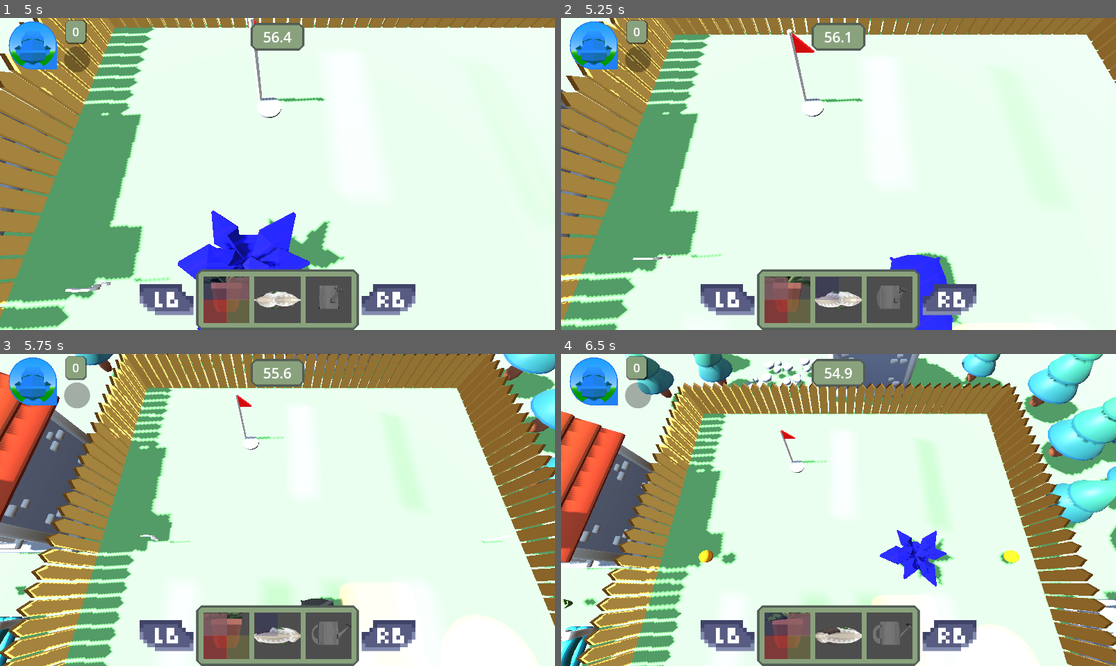
Above: before the commit, frames 1-4 (two rows, left to right).
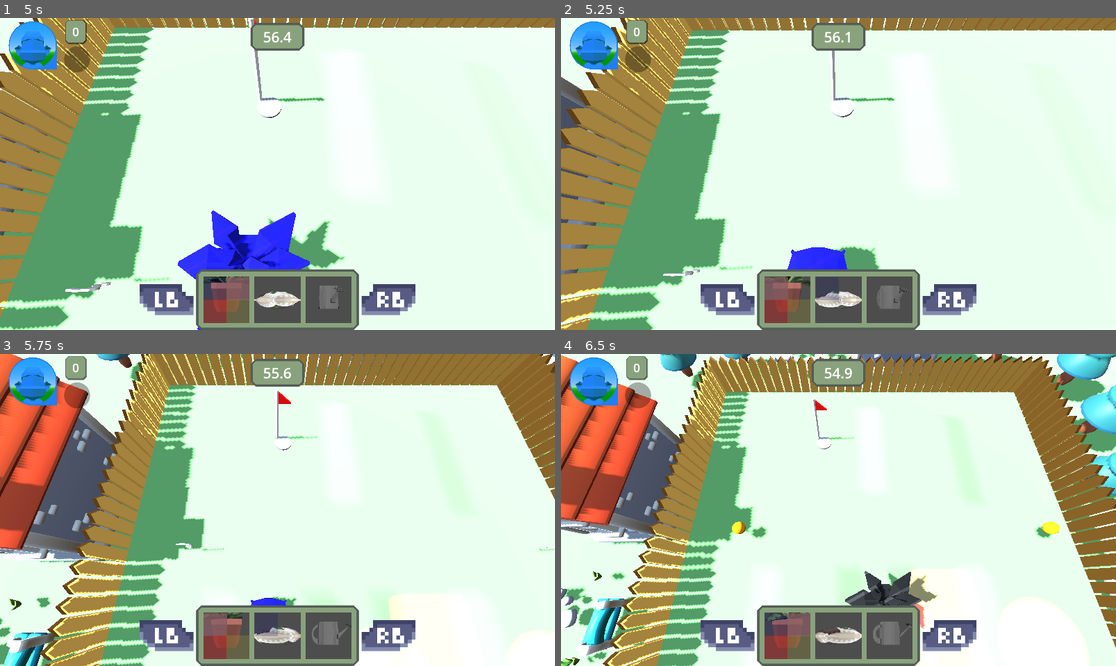
Above: after the commit, the same moments.

Repository: ronincampbell/GDS2Project
Game: Godot game, scene res://maps/lobby.tscn
The game is run twice, just before and just after one commit, with the same random seed, the same clock (stepped at 60 frames per second) and the same inputs. The engine's default icon, where the game draws it, is replaced by a stand-in: a white triangle on a blue panel in a dark square.
Inputs (mouse positions are in pixels of both pictures, inside the frame that each line leads up to):
- Up to frame 1 (5 s): tap Enter (KeyboardJoin) at 0.5 s; move the mouse to (399, 158) at 0.52 s; hold D (PlayerRight) 0.53-1.28 s; hold Enter (KeyboardJoin) 0.53-1.28 s; click (399, 158) at 0.67 s; move the mouse to (166, 189) at 1.27 s; hold S (PlayerDown) 1.28-2.03 s; tap E (PlayerInteract) at 1.35 s; move the mouse to (333, 105) at 2.02 s; hold D (PlayerRight) 2.03-2.78 s; tap Q at 2.1 s; move the mouse to (249, 236) at 2.77 s; hold W (PlayerUp) 2.78-3.53 s; tap F at 2.85 s; click (249, 236) at 2.92 s; move the mouse to (444, 220) at 3.52 s; hold A (PlayerLeft) from 3.53 s (still down); tap I at 3.6 s; move the mouse to (111, 127) at 4.27 s; tap U at 4.35 s
- Up to frame 2 (5.25 s): move the mouse to (866, 174) at 5.02 s; release A (PlayerLeft) at 5.03 s; hold S (PlayerDown) from 5.03 s (still down); hold K from 5.03 s (still down); click (866, 174) at 5.17 s
- Up to frame 3 (5.75 s): keep holding S (PlayerDown); keep holding K
- Up to frame 4 (6.5 s): move the mouse to (755, 432) at 5.77 s; release S (PlayerDown) at 5.78 s; release K at 5.78 s; hold D (PlayerRight) from 5.78 s (still down); tap J at 5.85 s

Frame 1 is identical in both runs. In frame 2, 16% of the frame differs, in the area x 0-100%, y 0-100%; in frame 3, 33%; in frame 4, 49%.

Commit message:
Props now stay in the same spot when changing prop
As a player, I want the prop I am placing to stay in the same spot when I change the model so that it doesn't reset the movement I have done.

Diff:
--- a/scripts/game_manager.gd
+++ b/scripts/game_manager.gd
@@ -80,7 +80,7 @@
 
 		for i in players_in_scene:
 			if !prop_preview_in_scene[i]:
-				_place_player_object(player_current_props[player_prop_index[i]], i+1)
+				_place_player_object(player_current_props[player_prop_index[i]], i+1, Vector3(0, 1.6, 0))
 
 			var index_change = 0
 			if Input.is_action_just_pressed("NextObject"+str(i+1)):
@@ -89,6 +89,8 @@
 				index_change -= 1
 
 			if index_change != 0:
+				var pos : Vector3 = prop_preview_in_scene[i].position + Vector3(0, 1.6, 0)
+
 				prop_preview_in_scene[i].queue_free()
 
 				current_player_prop_index[i] += index_change
@@ -99,17 +101,14 @@
 
 				var new_prop = prop_index[current_player_prop_index[i]]
 				player_current_props[player_prop_index[i]] = new_prop
-				_place_player_object(new_prop, i+1)
+				_place_player_object(new_prop, i+1, pos)
 				prop_placement_ui.update_selected(i+1, new_prop)
 
-func _place_player_object(player_current_prop, player_num) -> void:
-	var new_prop = _place_object(placeable_props[player_current_prop], Vector3(0, 1.6, 0))
+func _place_player_object(player_current_prop, player_num, pos) -> void:
+	var new_prop = _place_object(placeable_props[player_current_prop], pos)
 	if new_prop.has_method("set_player"):
 		new_prop.set_player(player_num)
 	prop_preview_in_scene[player_num-1] = new_prop
-
-	if camera_controller.has_method("update_targets"):
-		camera_controller.update_targets()
 
 func _on_golf_hole_entered(body: Node3D) -> void:
 	if body.name == "GolfBall":
@@ -127,6 +126,10 @@
 	var new_object = object.instantiate()
 	new_object.position = pos
 	add_child(new_object)
+
+	if camera_controller.has_method("update_targets"):
+		camera_controller.update_targets()
+
 	return new_object
 
 func prop_placed() -> void:
